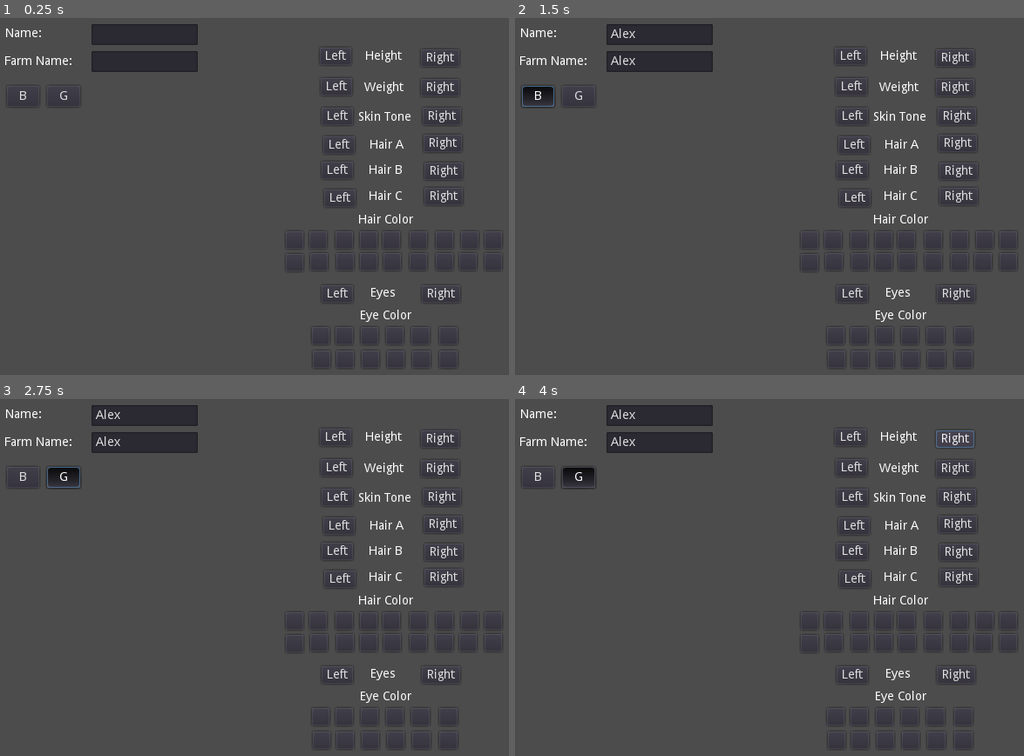
Above: before the commit, frames 1-4 (two rows, left to right).
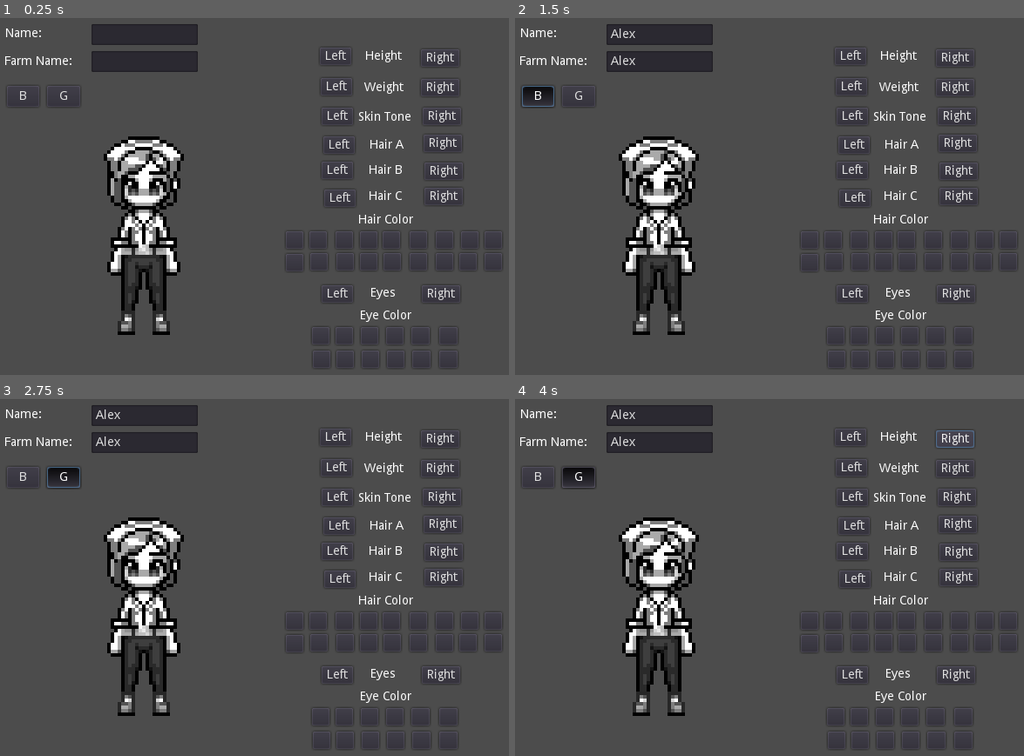
Above: after the commit, the same moments.

Repository: Bronsky91/godwood
Game: Godot game, scene res://Scenes/Menu.tscn
The game is run twice, just before and just after one commit, with the same random seed, the same clock (stepped at 60 frames per second) and the same inputs.
Inputs (mouse positions are in pixels of both pictures, inside the frame that each line leads up to):
- Up to frame 1 (0.25 s): no input
- Up to frame 2 (1.5 s): click (657, 35) at 0.52 s; type "Alex" at 0.6 s; click (657, 60) at 0.75 s; type "Alex" at 0.83 s; click "B" at 1.25 s
- Up to frame 3 (2.75 s): click "G" at 2 s
- Up to frame 4 (4 s): click "Left" at 2.75 s; click "Right" at 3.5 s

The runs differ from the first frame. In frame 1, 5.2% of the frame differs, in the area x 20-37%, y 33-89%; in frame 2, 5.2%; in frame 3, 5.2%; in frame 4, 5.2%.

Commit message:
Renames texture files. Starts character create script

Diff:
--- a/Resources/Shaders/PaletteShader.tres
+++ b/Resources/Shaders/PaletteShader.tres
@@ -1,19 +1,3 @@
-[gd_resource type="ShaderMaterial" load_steps=2 format=2]
-
-[sub_resource type="Shader" id=1]
-code = "shader_type canvas_item;
-render_mode unshaded;
-
-uniform sampler2D PaletteSwap : hint_albedo;
-
-void fragment()
-{
-	vec4 old_color = texture(TEXTURE, UV);
-	vec2 swap_coord = vec2 ( old_color.r, 0);
-	vec4 new_color = texture(PaletteSwap, swap_coord);
-	new_color.a *= old_color.a;
-	COLOR = new_color;
-}"
+[gd_resource type="ShaderMaterial" format=2]
 
 [resource]
-shader = SubResource( 1 )
--- a/Scenes/CharacterCreation.tscn
+++ b/Scenes/CharacterCreation.tscn
@@ -1,7 +1,8 @@
-[gd_scene load_steps=5 format=2]
-
-[ext_resource path="res://Scenes/PlayerSprites.tscn" type="PackedScene" id=1]
-[ext_resource path="res://Resources/ButtonGroups/genderButtonGroup.tres" type="ButtonGroup" id=2]
+[gd_scene load_steps=6 format=2]
+
+[ext_resource path="res://Scripts/CharacterCreation.gd" type="Script" id=1]
+[ext_resource path="res://Scenes/PlayerSprites.tscn" type="PackedScene" id=2]
+[ext_resource path="res://Resources/ButtonGroups/genderButtonGroup.tres" type="ButtonGroup" id=3]
 
 [sub_resource type="ButtonGroup" id=1]
 resource_name = "HairColor"
@@ -10,9 +11,11 @@
 resource_name = "EyeColor"
 
 [node name="CharacterCreation" type="Node2D"]
-
-[node name="PlayerSprites" parent="." instance=ExtResource( 1 )]
+script = ExtResource( 1 )
+
+[node name="PlayerSprites" parent="." instance=ExtResource( 2 )]
 position = Vector2( 204.05, 249.4 )
+scale = Vector2( 4, 4 )
 
 [node name="NameLabel" type="Label" parent="."]
 margin_left = 43.0
--- a/Scenes/Player.tscn
+++ b/Scenes/Player.tscn
@@ -13,5 +13,3 @@
 [node name="CollisionShape2D" type="CollisionShape2D" parent="Area2D"]
 
 [node name="PlayerSprites" parent="." instance=ExtResource( 2 )]
-
-[node name="AnimationPlayer" type="AnimationPlayer" parent="."]
--- a/Scenes/PlayerSprites.tscn
+++ b/Scenes/PlayerSprites.tscn
@@ -1,37 +1,159 @@
-[gd_scene format=2]
+[gd_scene load_steps=15 format=2]
+
+[ext_resource path="res://Resources/Shaders/PaletteShader.tres" type="Material" id=1]
+[ext_resource path="res://Assets/Character/Female/AvThn/Accessory 3/Female_AvThn_Accessory3_Idle_001.png" type="Texture" id=2]
+[ext_resource path="res://Assets/Character/Female/AvThn/Arms/Female_AvThn_Arms_Idle.png" type="Texture" id=3]
+[ext_resource path="res://Assets/Character/Female/AvThn/Body/Female_AvThn_Body_Idle.png" type="Texture" id=4]
+[ext_resource path="res://Assets/Character/Female/AvThn/Bottom A/Female_AvThn_BottomA_Idle_001.png" type="Texture" id=5]
+[ext_resource path="res://Assets/Character/Female/AvThn/Bottom B/Female_AvThn_BottomB_Idle_001.png" type="Texture" id=6]
+[ext_resource path="res://Assets/Character/Female/AvThn/Eyes/Female_AvThn_Eyes_Idle_003.png" type="Texture" id=7]
+[ext_resource path="res://Assets/Character/Female/AvThn/Hair A/Female_AvThn_HairA_Idle_001.png" type="Texture" id=8]
+[ext_resource path="res://Assets/Character/Female/AvThn/Hair B/Female_AvThn_HairB_Idle_001.png" type="Texture" id=9]
+[ext_resource path="res://Assets/Character/Female/AvThn/Hair C/Female_AvThn_HairC_Idle_001.png" type="Texture" id=10]
+[ext_resource path="res://Assets/Character/Female/AvThn/Head/Female_AvThn_Head_Idle.png" type="Texture" id=11]
+[ext_resource path="res://Assets/Character/Female/AvThn/Shoes/Female_AvThn_Shoes_Idle_001.png" type="Texture" id=12]
+[ext_resource path="res://Assets/Character/Female/AvThn/Top A/Female_AvThn_TopA_Idle_001.png" type="Texture" id=13]
+[ext_resource path="res://Assets/Character/Female/AvThn/Top B/Female_AvThn_TopB_Idle_001.png" type="Texture" id=14]
 
 [node name="PlayerSprites" type="Node2D"]
 
 [node name="Accessory1" type="Sprite" parent="."]
+material = ExtResource( 1 )
+z_index = 150
+vframes = 4
+hframes = 4
+frame = 12
 
 [node name="Accessory2" type="Sprite" parent="."]
+material = ExtResource( 1 )
+z_index = 130
+vframes = 4
+hframes = 4
+frame = 12
 
 [node name="Accessory3" type="Sprite" parent="."]
+material = ExtResource( 1 )
+z_index = 180
+texture = ExtResource( 2 )
+vframes = 4
+hframes = 4
+frame = 12
 
 [node name="Arms" type="Sprite" parent="."]
+material = ExtResource( 1 )
+z_index = 70
+texture = ExtResource( 3 )
+vframes = 4
+hframes = 4
+frame = 12
+
+[node name="Body" type="Sprite" parent="."]
+material = ExtResource( 1 )
+z_index = 20
+texture = ExtResource( 4 )
+vframes = 4
+hframes = 4
+frame = 12
 
 [node name="BottomA" type="Sprite" parent="."]
+material = ExtResource( 1 )
+z_index = 30
+texture = ExtResource( 5 )
+vframes = 4
+hframes = 4
+frame = 12
 
 [node name="BottomB" type="Sprite" parent="."]
+material = ExtResource( 1 )
+z_index = 60
+texture = ExtResource( 6 )
+vframes = 4
+hframes = 4
+frame = 12
 
 [node name="Eyes" type="Sprite" parent="."]
+material = ExtResource( 1 )
+z_index = 120
+texture = ExtResource( 7 )
+vframes = 4
+hframes = 4
+frame = 12
 
 [node name="HairA" type="Sprite" parent="."]
+material = ExtResource( 1 )
+z_index = 140
+texture = ExtResource( 8 )
+vframes = 4
+hframes = 4
+frame = 12
 
 [node name="HairB" type="Sprite" parent="."]
+material = ExtResource( 1 )
+z_index = 10
+texture = ExtResource( 9 )
+vframes = 4
+hframes = 4
+frame = 12
 
 [node name="HairC" type="Sprite" parent="."]
+material = ExtResource( 1 )
+z_index = 160
+texture = ExtResource( 10 )
+vframes = 4
+hframes = 4
+frame = 12
 
 [node name="HairD" type="Sprite" parent="."]
+material = ExtResource( 1 )
+z_index = 170
+vframes = 4
+hframes = 4
+frame = 12
 
 [node name="Head" type="Sprite" parent="."]
+material = ExtResource( 1 )
+z_index = 110
+texture = ExtResource( 11 )
+vframes = 4
+hframes = 4
+frame = 12
 
 [node name="JacketA" type="Sprite" parent="."]
+material = ExtResource( 1 )
+z_index = 80
+vframes = 4
+hframes = 4
+frame = 12
 
 [node name="JacketB" type="Sprite" parent="."]
+material = ExtResource( 1 )
+z_index = 100
+vframes = 4
+hframes = 4
+frame = 12
 
 [node name="Shoes" type="Sprite" parent="."]
+material = ExtResource( 1 )
+z_index = 40
+texture = ExtResource( 12 )
+vframes = 4
+hframes = 4
+frame = 12
 
 [node name="TopA" type="Sprite" parent="."]
+material = ExtResource( 1 )
+z_index = 50
+texture = ExtResource( 13 )
+vframes = 4
+hframes = 4
+frame = 12
 
 [node name="TopB" type="Sprite" parent="."]
+material = ExtResource( 1 )
+z_index = 90
+texture = ExtResource( 14 )
+vframes = 4
+hframes = 4
+frame = 12
+
+[node name="AnimationPlayer" type="AnimationPlayer" parent="."]
--- /dev/null
+++ b/Scripts/CharacterCreation.gd
@@ -0,0 +1,38 @@
+extends Node2D
+
+onready var player_sprite = {
+	'acc1': $PlayerSprites/Accessory1,
+	'acc2': $PlayerSprites/Accessory2,
+	'acc3': $PlayerSprites/Accessory3,
+	'arms': $PlayerSprites/Arms,
+	'body': $PlayerSprites/Body,
+	'bota': $PlayerSprites/BottomA,
+	'botb': $PlayerSprites/BottomB,
+	'eyes': $PlayerSprites/Eyes,
+	'haira': $PlayerSprites/HairA,
+	'hairb': $PlayerSprites/HairB,
+	'hairc': $PlayerSprites/HairC,
+	'haird': $PlayerSprites/HairD,
+	'head': $PlayerSprites/Head,
+	'jaca': $PlayerSprites/JacketA,
+	'jacb': $PlayerSprites/JacketB,
+	'shoe': $PlayerSprites/Shoes,
+	'topa': $PlayerSprites/TopA,
+	'topb': $PlayerSprites/TopB
+}
+
+func _ready():
+	pass
+
+func _process(delta):
+	pass
+
+func set_sprite_texture(sprite, options):
+	var texture_path = "res://Assets/Character/{gender}/{height}{weight}/{category}/{gender}_{height}{weight}_Idle{number}.png".format({
+		"gender": options.gender,
+		"height": options.height,
+		"weight": options.weight,
+		"category": options.category,
+		"number": "_"+str(options.number)
+	})
+	sprite.set_texture(load(texture_path))
Renamed: Assets/Character/Female/AvThn/Arms/Female_AvThn_Idle_Arms.png -> Assets/Character/Female/AvThn/Arms/Female_AvThn_Arms_Idle.png
Not shown, added: Assets/Character/Female/AvThn/Arms/Female_AvThn_Arms_Idle.png.import
Renamed: Assets/Character/Female/AvThn/Arms/Female_AvThn_Walk_Arms.png -> Assets/Character/Female/AvThn/Arms/Female_AvThn_Arms_Walk.png
Not shown, added: Assets/Character/Female/AvThn/Arms/Female_AvThn_Arms_Walk.png.import
Not shown, removed: Assets/Character/Female/AvThn/Arms/Female_AvThn_Idle_Arms.png.import
Not shown, removed: Assets/Character/Female/AvThn/Arms/Female_AvThn_Walk_Arms.png.import
Renamed: Assets/Character/Female/AvThn/Body/Female_AvThn_Idle_Body.png -> Assets/Character/Female/AvThn/Body/Female_AvThn_Body_Idle.png
Not shown, added: Assets/Character/Female/AvThn/Body/Female_AvThn_Body_Idle.png.import
Renamed: Assets/Character/Female/AvThn/Body/Female_AvThn_Walk_Body.png -> Assets/Character/Female/AvThn/Body/Female_AvThn_Body_Walk.png
Not shown, added: Assets/Character/Female/AvThn/Body/Female_AvThn_Body_Walk.png.import
Not shown, removed: Assets/Character/Female/AvThn/Body/Female_AvThn_Idle_Body.png.import
Not shown, removed: Assets/Character/Female/AvThn/Body/Female_AvThn_Walk_Body.png.import
(and 49 more such lines)
